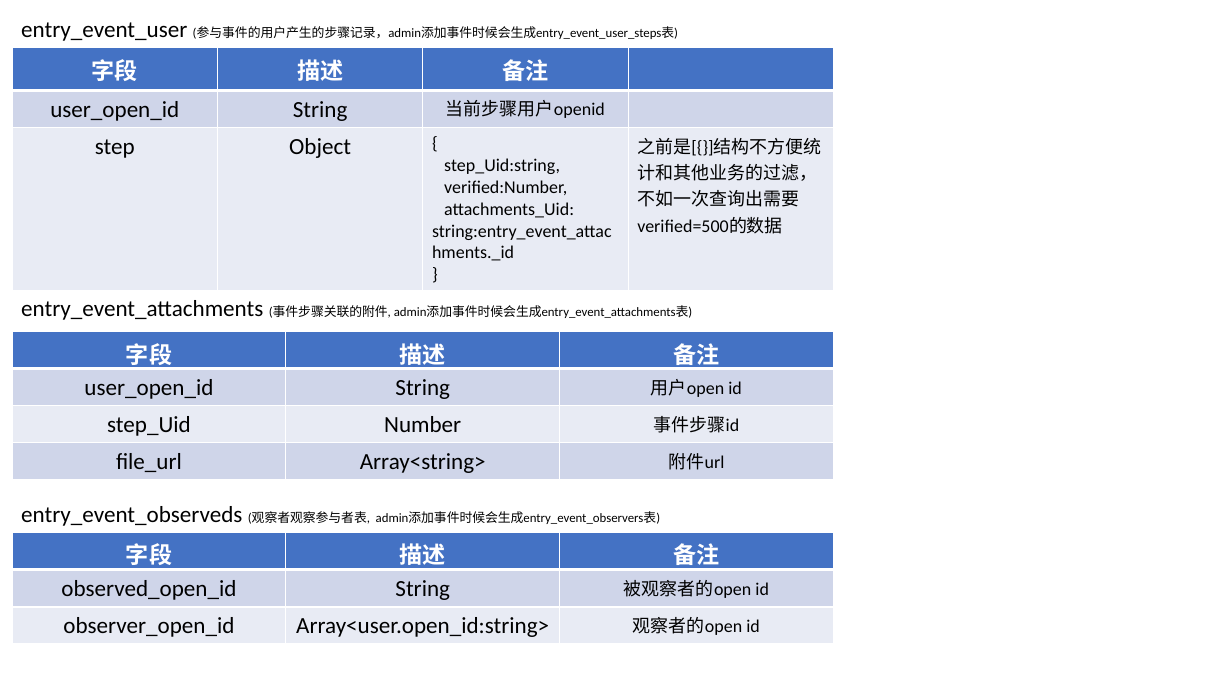
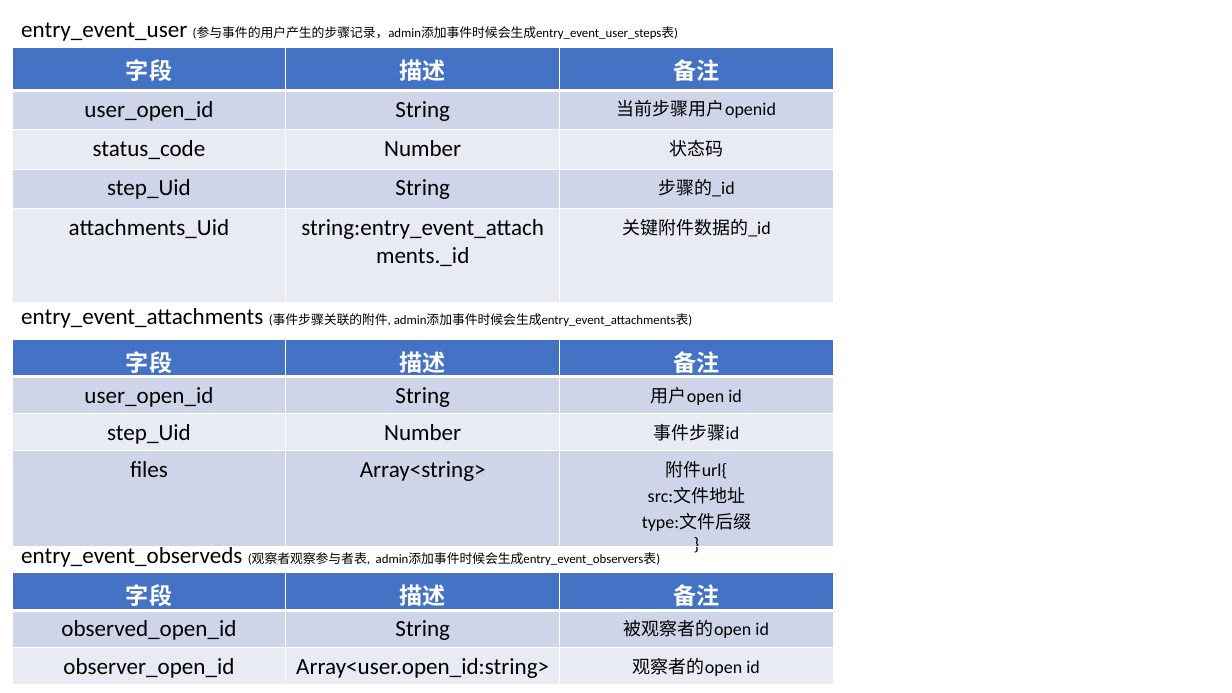
Before and after one commit to 98qwdsa/ac-guide, a slide deck: slide 5 of AC guide.pptx. Drawn at 1232x693 pixels with LibreOffice and Linux fonts; fonts in the diff are those of the drawing. Boxes give left, top, right and bottom in pixels: in the first picture for what was removed or moved away, otherwise in the second. Text is boxed around its words. In the diff, an @@ line names an element or a change of style, - is before the commit and + after.

Commit message:
finish add attachment

```diff
--- a/AC guide.pptx
+++ b/AC guide.pptx
@@ table at [12,48,833,299] @@
-字段 | 描述 | 备注 | 
-user_open_id | String | 当前步骤用户openid | 
-step | Object | { / step_Uid:string, / verified:Number, / attachments_Uid: string:entry_event_attachments._id / } | 之前是[{}]结构不方便统计和其他业务的过滤，不如一次查询出需要verified=500的数据
+字段 | 描述 | 备注
+user_open_id | String | 当前步骤用户openid
+status_code | Number | 状态码
+step_Uid | String | 步骤的_id
+attachments_Uid | string:entry_event_attachments._id | 关键附件数据的_id
@@ text "entry_event_attachments (事件步骤关联的附件, admin添加事件时候会生成entry_even ...": place and size @@
-text "entry_event_attachments (事件步骤关联的附件, admin添加事件时候会生成entry_even ..." at [21,300,692,320]
+text "entry_event_attachments (事件步骤关联的附件, admin添加事件时候会生成entry_even ..." at [21,308,692,328]
@@ table at [12,340,833,546] @@
-row 4, column 1: file_url
+row 4, column 1: files
-row 4, column 3: 附件url
+row 4, column 3: 附件url{ / src:文件地址 / type:文件后缀 / }
@@ table: place and size @@
-table at [12,332,833,480]
+table at [12,340,833,546]
@@ text "entry_event_observeds (观察者观察参与者表, admin添加事件时候会生成entry_event_ ..." rewrapped from [21,506,660,526] to [21,543,660,567] @@
@@ table: place and size @@
-table at [12,532,833,644]
+table at [12,573,833,685]
```
Also in this commit, not shown: 12 other files.
